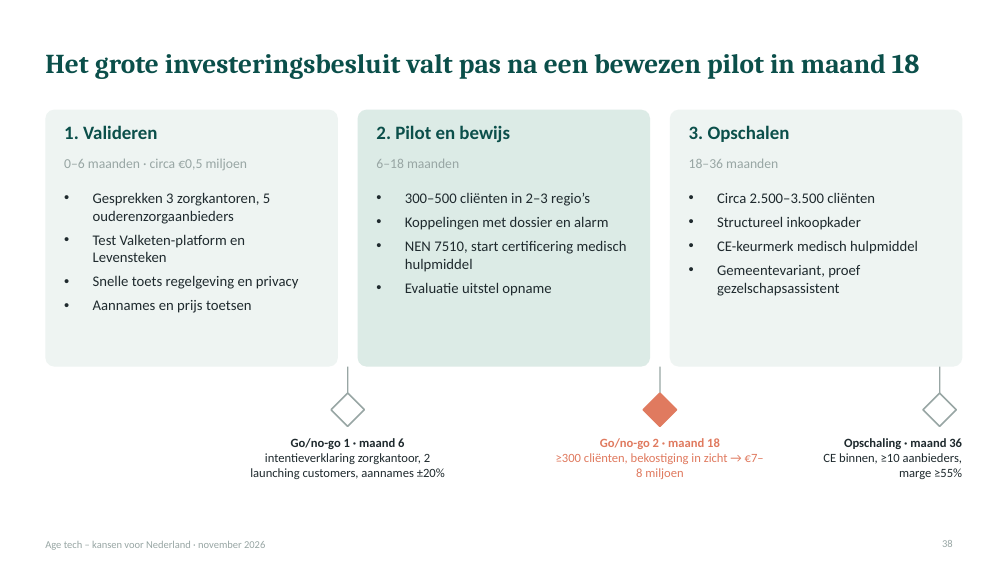
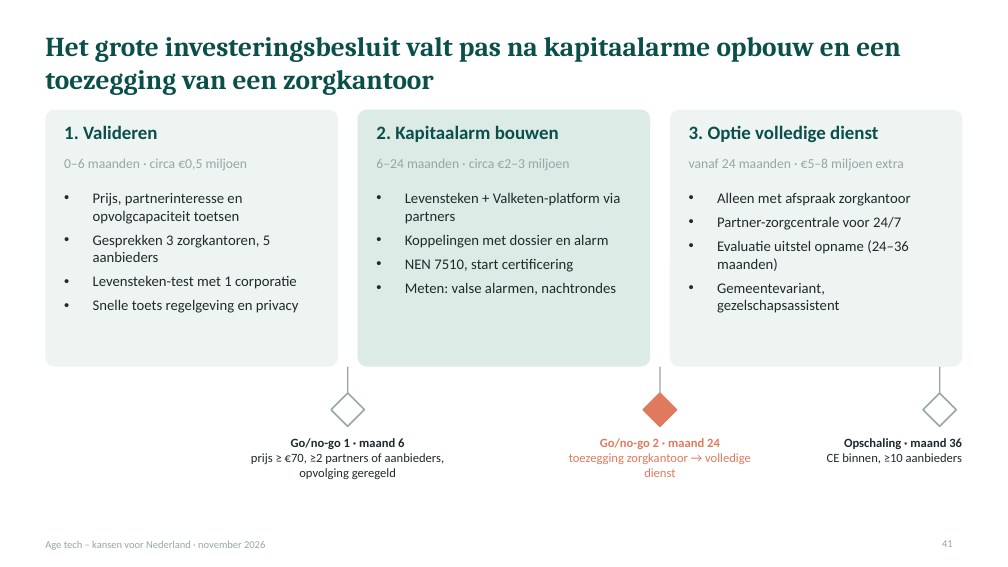
Before and after one commit to robruijn/Four-Seasons-Rome-2026, a slide deck: slide 41 of AgeTech_kansen_Nederland.pptx (slide 38 before the commit). Drawn at 1008x567 pixels with LibreOffice and Linux fonts; fonts in the diff are those of the drawing. Boxes give left, top, right and bottom in pixels: in the first picture for what was removed or moved away, otherwise in the second. Text is boxed around its words. In the diff, an @@ line names an element or a change of style, - is before the commit and + after.

```diff
--- a/AgeTech_kansen_Nederland.pptx
+++ b/AgeTech_kansen_Nederland.pptx
@@ title at <box>45,37,900,95</box>: text changed @@
-Het grote investeringsbesluit valt pas na een bewezen pilot in maand 18
+Het grote investeringsbesluit valt pas na kapitaalarme opbouw en een toezegging van een zorgkantoor
@@ text at <box>376,125,559,142</box>: text changed @@
-2. Pilot en bewijs
+2. Kapitaalarm bouwen
@@ text at <box>689,125,878,142</box>: text changed @@
-3. Opschalen
+3. Optie volledige dienst
@@ text at <box>376,159,570,170</box>: text changed @@
-6–18 maanden
+6–24 maanden · circa €2–3 miljoen
@@ text at <box>689,158,904,170</box>: text changed @@
-18–36 maanden
+vanaf 24 maanden · €5–8 miljoen extra
@@ text at <box>93,193,297,289</box>: text changed @@
-• Gesprekken 3 zorgkantoren, 5 ouderenzorgaanbieders
-• Test Valketen-platform en Levensteken
+• Prijs, partnerinteresse en opvolgcapaciteit toetsen
+• Gesprekken 3 zorgkantoren, 5 aanbieders
+• Levensteken-test met 1 corporatie
@@ text at <box>405,193,620,224</box>: text changed @@
-• 300–500 cliënten in 2–3 regio’s
+• Levensteken + Valketen-platform via partners
@@ text at <box>717,192,911,313</box>: text changed @@
-• Circa 2.500–3.500 cliënten
-• Structureel inkoopkader
-• CE-keurmerk medisch hulpmiddel
-• Gemeentevariant, proef gezelschapsassistent
+• Alleen met afspraak zorgkantoor
+• Partner-zorgcentrale voor 24/7
+• Evaluatie uitstel opname (24–36 maanden)
+• Gemeentevariant, gezelschapsassistent
@@ text at <box>405,259,616,295</box>: text changed @@
-• NEN 7510, start certificering medisch hulpmiddel
-• Evaluatie uitstel opname
+• NEN 7510, start certificering
+• Meten: valse alarmen, nachtrondes
@@ text at <box>93,300,252,313</box>: paragraph removed @@
-• Aannames en prijs toetsen
@@ text at <box>569,438,751,477</box>: text changed @@
-Go/no-go 2 · maand 18
-≥300 cliënten, bekostiging in zicht → €7–8 miljoen
+Go/no-go 2 · maand 24
+toezegging zorgkantoor → volledige dienst
@@ text at <box>251,453,445,479</box>: text changed @@
-intentieverklaring zorgkantoor, 2 launching customers, aannames ±20%
+prijs ≥ €70, ≥2 partners of aanbieders, opvolging geregeld
@@ text at <box>827,453,962,463</box>: text changed @@
-CE binnen, ≥10 aanbieders, marge ≥55%
+CE binnen, ≥10 aanbieders
@@ page number at <box>942,540,953,547</box>: text changed @@
-38
+41
```
Also in this commit, not shown: 6 other slides changed, 3 slides added.
